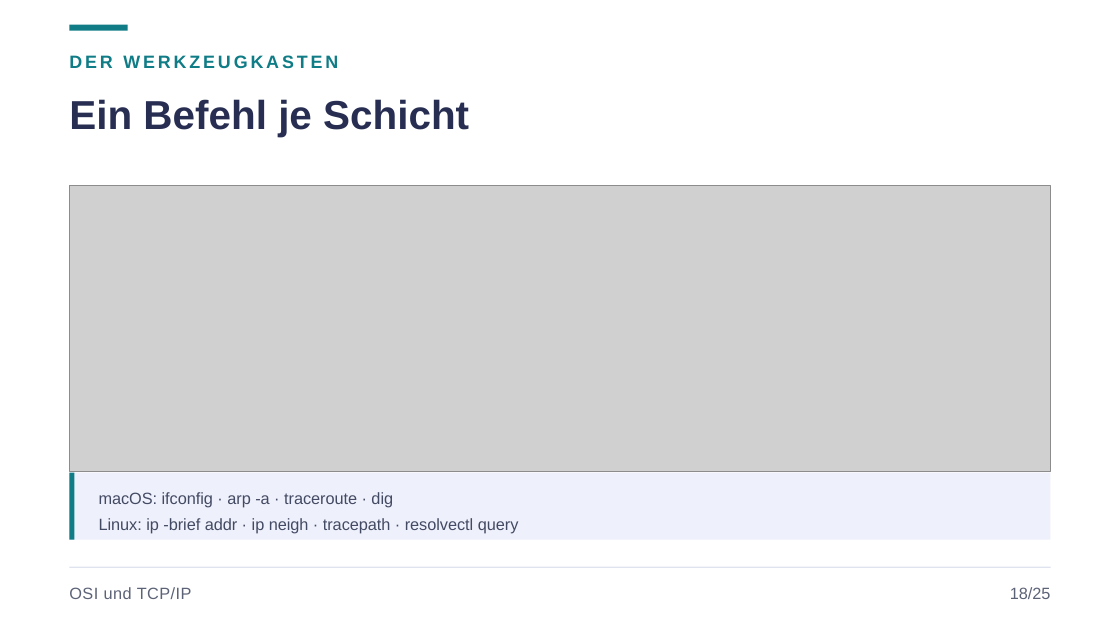
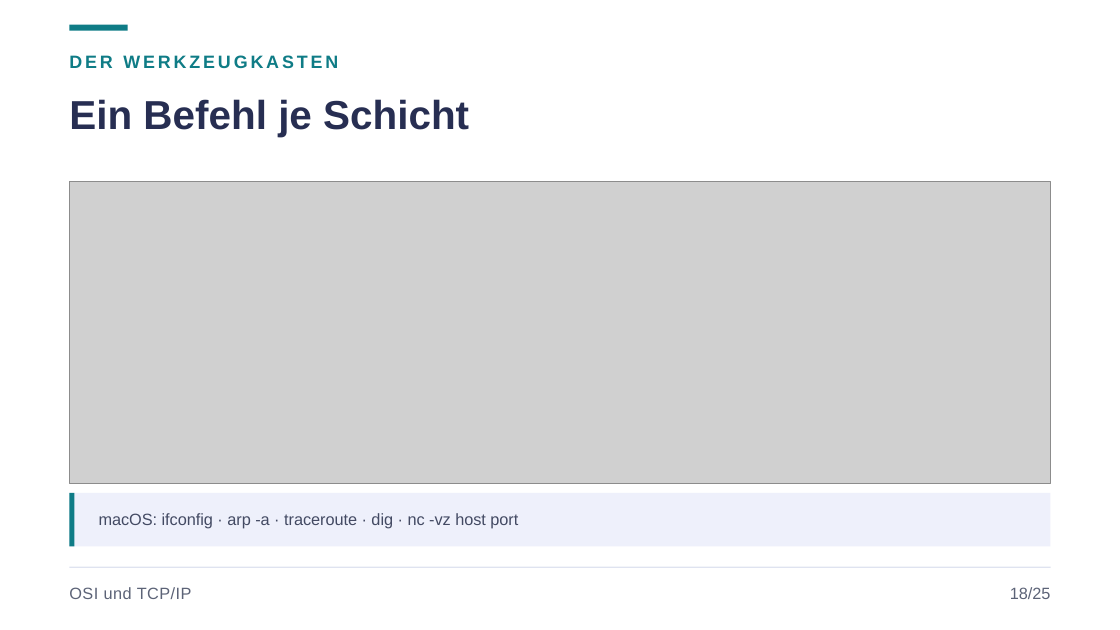
Before and after one commit to JacobMenge/kurs-unterlagen, a slide deck: slide 22 of folien/dist/01-netzwerke-grundlagen.pptx. Drawn at 1120x630 pixels with LibreOffice and Linux fonts; fonts in the diff are those of the drawing; grey boxes stand for pictures. Boxes give left, top, right and bottom in pixels: in the first picture for what was removed or moved away, otherwise in the second. Text is boxed around its words. In the diff, an @@ line names an element or a change of style, - is before the commit and + after.

Commit message:
folien: linux-befehle direkt an jeder stufe der diagnose-treppe

```diff
--- a/folien/dist/01-netzwerke-grundlagen.pptx
+++ b/folien/dist/01-netzwerke-grundlagen.pptx
@@ picture: place and size @@
-picture at <box>69,186,1051,472</box>
+picture at <box>69,181,1051,484</box>
@@ rectangle: place and size @@
-rectangle at <box>69,473,1051,540</box>
+rectangle at <box>69,493,1051,547</box>
@@ rectangle: place and size @@
-rectangle at <box>69,473,74,540</box>
+rectangle at <box>69,493,74,547</box>
@@ text at <box>99,513,518,528</box>: text changed @@
-macOS: ifconfig · arp -a · traceroute · dig
-Linux: ip -brief addr · ip neigh · tracepath · resolvectl query
+macOS: ifconfig · arp -a · traceroute · dig · nc -vz host port
```
Also in this commit, not shown: 3 other files.
